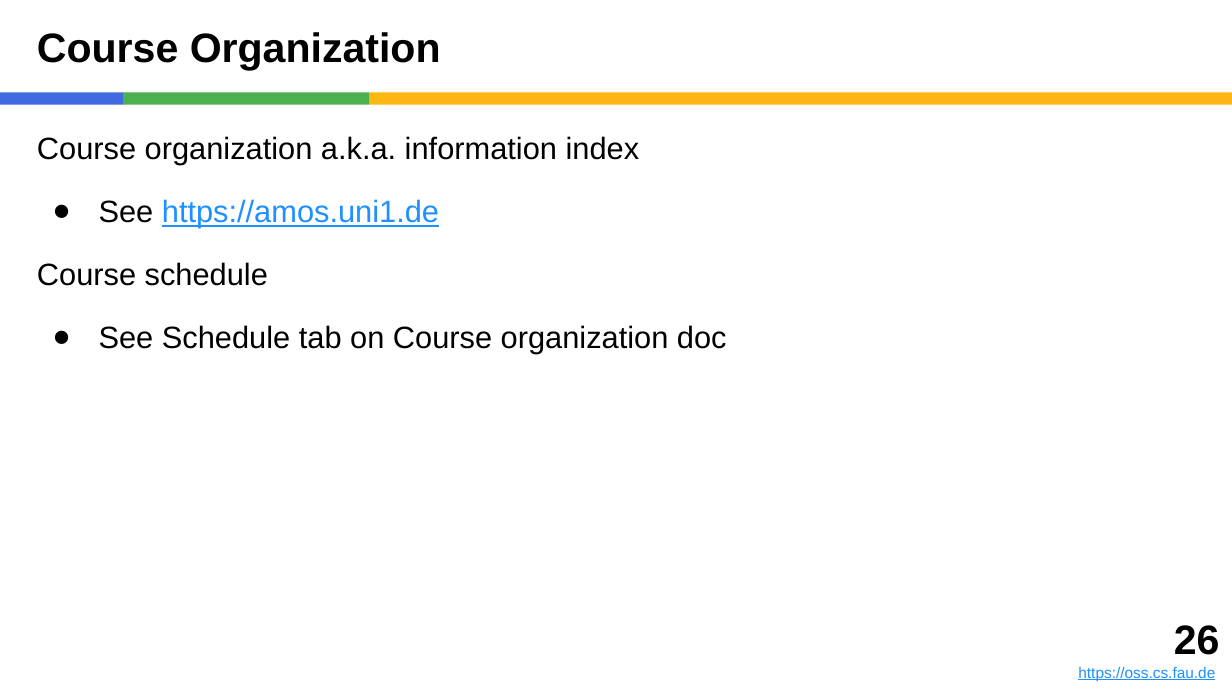
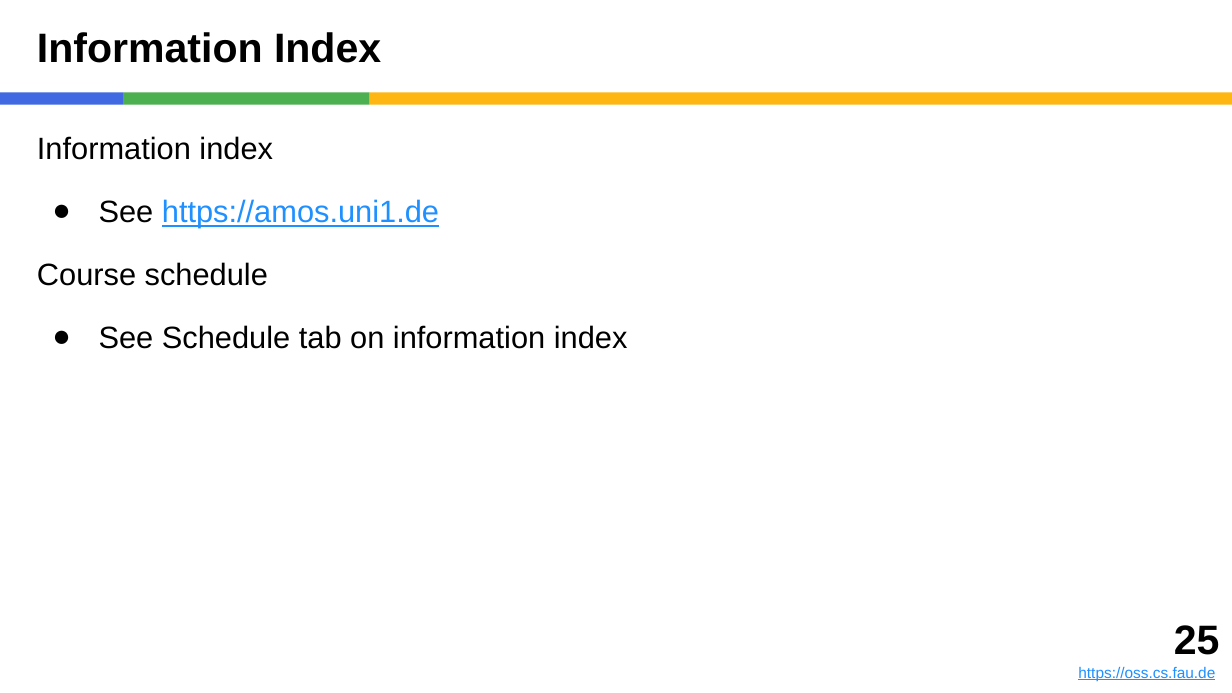
Before and after one commit to dirkriehle/amos-course, a slide deck: slide 25 of Lecture slides/AMOS A01 - Introduction.pptx (slide 26 before the commit). Drawn at 1232x693 pixels with LibreOffice and Linux fonts; fonts in the diff are those of the drawing. Boxes give left, top, right and bottom in pixels: in the first picture for what was removed or moved away, otherwise in the second. Text is boxed around its words. In the diff, an @@ line names an element or a change of style, - is before the commit and + after.

```diff
--- a/Lecture slides/AMOS A01 - Introduction.pptx
+++ b/Lecture slides/AMOS A01 - Introduction.pptx
@@ title at bbox=[37, 32, 381, 63]: text changed @@
-Course Organization
+Information Index
@@ text at bbox=[37, 136, 273, 160]: text changed @@
-Course organization a.k.a. information index
+Information index
@@ text at bbox=[99, 325, 628, 349]: text changed @@
-● See Schedule tab on Course organization doc
+● See Schedule tab on information index
@@ text at bbox=[1174, 625, 1220, 655]: text changed @@
-26
+25
```
Also in this commit, not shown: 9 other slides changed, 1 slide added, 1 slide removed, 15 other files.
